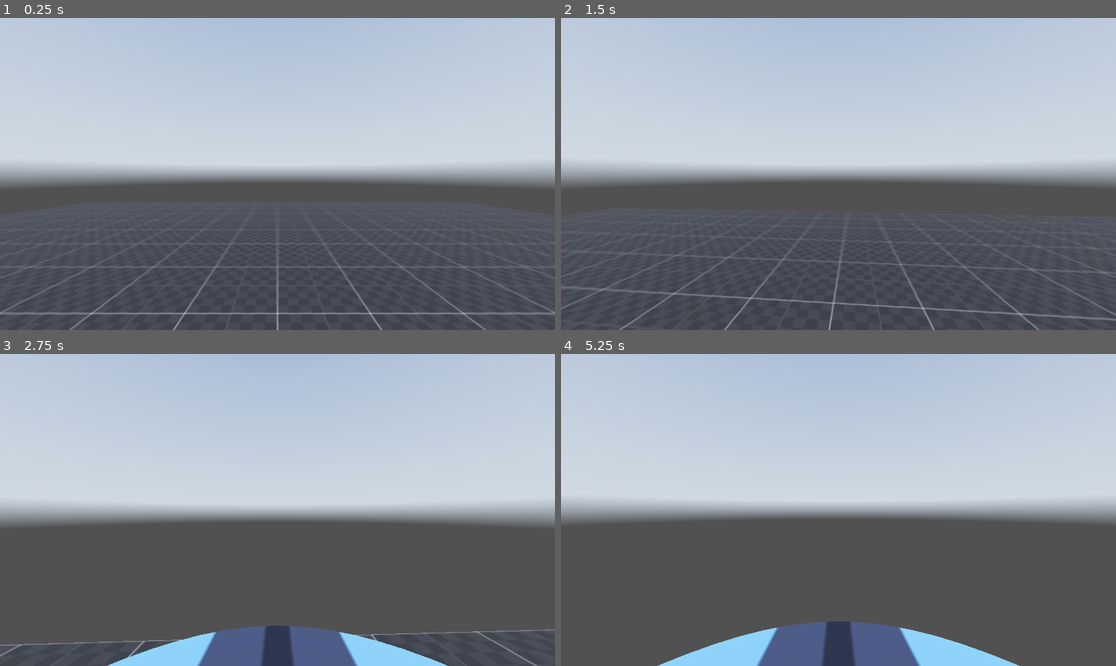
Above: before the commit, frames 1-4 (two rows, left to right).
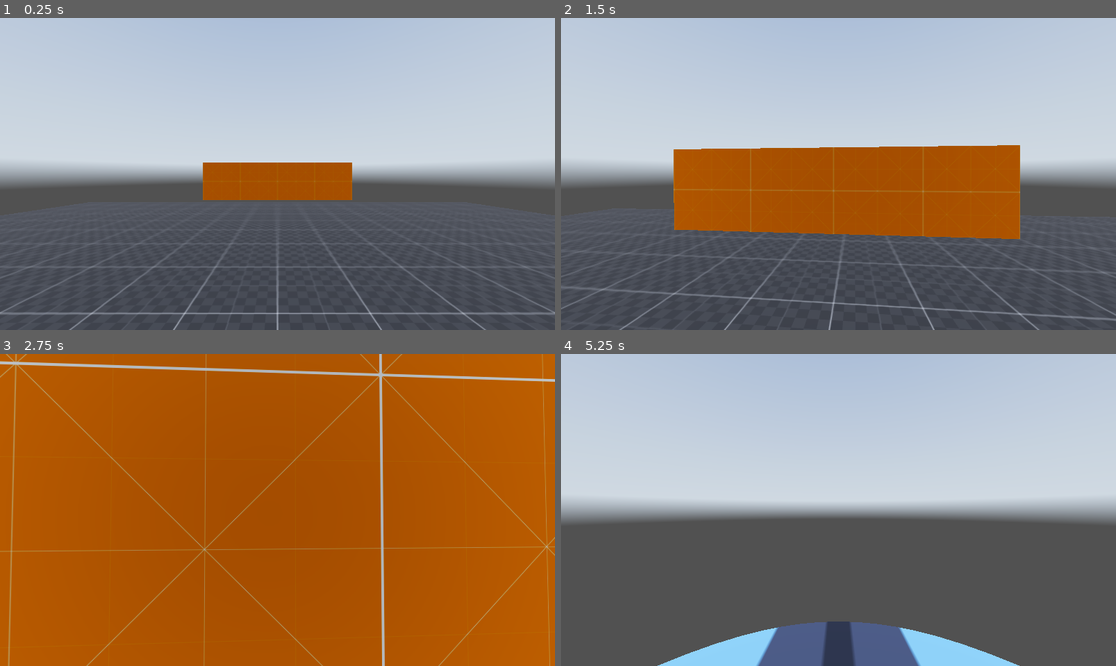
Above: after the commit, the same moments.

Repository: brubster/wolfspider
Game: Godot game, scene res://prototype.tscn
Same seed, same stepped clock (60 frames per second), same inputs: the game is played once before the commit and once after it. The engine's default icon, where the game draws it, is replaced by a stand-in: a white triangle on a blue panel in a dark square. A sky picture missing from this copy of the repository is replaced by a grey-blue gradient.
Inputs (mouse positions are in pixels of both pictures, inside the frame that each line leads up to):
- Up to frame 1 (0.25 s): no input
- Up to frame 2 (1.5 s): tap Enter at 0.5 s; move the mouse to (866, 174) at 0.52 s; hold C (crouch) 0.53-1.28 s; hold W (move_forward) from 0.53 s (still down); tap Space (jump) at 0.77 s; move the mouse to (810, 174) at 1.27 s; tap Shift (sprint) at 1.35 s
- Up to frame 3 (2.75 s): keep holding W (move_forward); tap Space (jump) at 1.52 s; move the mouse to (288, 503) at 2.02 s; hold C (crouch) from 2.03 s (still down)
- Up to frame 4 (5.25 s): keep holding W (move_forward); move the mouse to (832, 516) at 2.77 s; release C (crouch) at 2.78 s; tap Shift (sprint) at 2.85, 4.35 s; tap Space (jump) at 3.02, 3.77, 4.25, 4.52 s; move the mouse to (877, 513) at 3.52 s; hold C (crouch) 3.53-4.28 s; move the mouse to (794, 506) at 4.27 s; tap Enter at 5 s; move the mouse to (844, 510) at 5.02 s; hold C (crouch) from 5.03 s (still down)

The runs differ from the first frame. In frame 1, 3.2% of the frame differs, in the area x 36-64%, y 46-59%; in frame 2, 17%; in frame 3, 100%, in the area x 0-100%, y 0-100%; in frame 4, less than 0.1%.

Commit message:
Add debug third person camera option for player, add obstacles to prototype level

Diff:
--- a/src/player/player.gd
+++ b/src/player/player.gd
@@ -7,6 +7,8 @@
 
 # TODO: Camera "jitter" when crouching mid-air
 
+@export_group("Debug")
+@export var DEBUG_THIRD_PERSON: bool = false
 @export_group("Controls")
 @export var AUTO_BHOP: bool = false
 @export var MOUSE_SENSITIVITY: float = 0.05
@@ -55,6 +57,10 @@
 	Input.set_mouse_mode(Input.MOUSE_MODE_CAPTURED)
 	self.floor_constant_speed = true  # Make player move at constant speed up slopes
 	self.floor_snap_length = 0.1  # Default value
+
+	if DEBUG_THIRD_PERSON:
+		camera_pivot.position.y = 2.0
+		camera_pivot.position.z = 7.0
 
 
 func _exit_tree() -> void:
--- a/src/prototype.tscn
+++ b/src/prototype.tscn
@@ -15,6 +15,10 @@
 background_mode = 2
 sky = SubResource("Sky_883nb")
 tonemap_mode = 3
+
+[sub_resource type="PrismMesh" id="PrismMesh_7fmhn"]
+left_to_right = 1.0
+size = Vector3(4, 2, 3)
 
 [node name="Prototype" type="Node3D"]
 
@@ -35,13 +39,31 @@
 size = Vector3(20, 1, 20)
 material = ExtResource("2_vo8sw")
 
+[node name="BoxSmaller" type="CSGBox3D" parent="Level"]
+transform = Transform3D(1, 0, 0, 0, 1, 0, 0, 0, 1, -4, 0.465, 1)
+use_collision = true
+size = Vector3(1, 0.93, 1)
+material = ExtResource("3_883nb")
+
 [node name="Box" type="CSGBox3D" parent="Level"]
 transform = Transform3D(1, 0, 0, 0, 1, 0, 0, 0, 1, -4, 0.5, 0)
 use_collision = true
 material = ExtResource("3_883nb")
 
-[node name="BoxSmaller" type="CSGBox3D" parent="Level"]
-transform = Transform3D(1, 0, 0, 0, 1, 0, 0, 0, 1, -4, 0.465, 1)
+[node name="BoxLarger" type="CSGBox3D" parent="Level"]
+transform = Transform3D(1, 0, 0, 0, 1, 0, 0, 0, 1, -4, 0.69, -1)
 use_collision = true
-size = Vector3(1, 0.93, 1)
+size = Vector3(1, 1.38, 1)
 material = ExtResource("3_883nb")
+
+[node name="Overhang" type="CSGBox3D" parent="Level"]
+transform = Transform3D(1, 0, 0, 0, 1, 0, 0, 0, 1, 0, 1.3, -6)
+use_collision = true
+size = Vector3(4, 1, 2)
+material = ExtResource("3_883nb")
+
+[node name="CSGMesh3D" type="CSGMesh3D" parent="Level"]
+transform = Transform3D(1, 0, 0, 0, 1, 0, 0, 0, 1, 5, 1, 0)
+use_collision = true
+mesh = SubResource("PrismMesh_7fmhn")
+material = ExtResource("3_883nb")
Not shown, changed: src/icon.svg.import
Not shown: 1 places in src/prototype.tscn that only renumber resources
